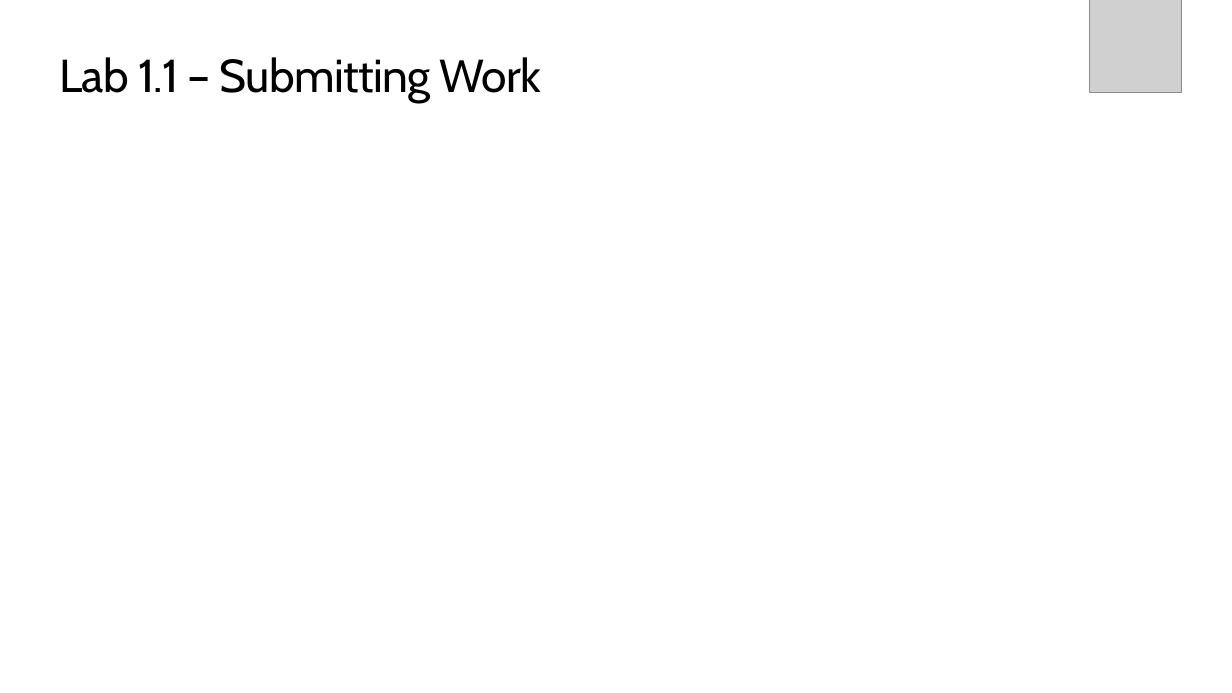
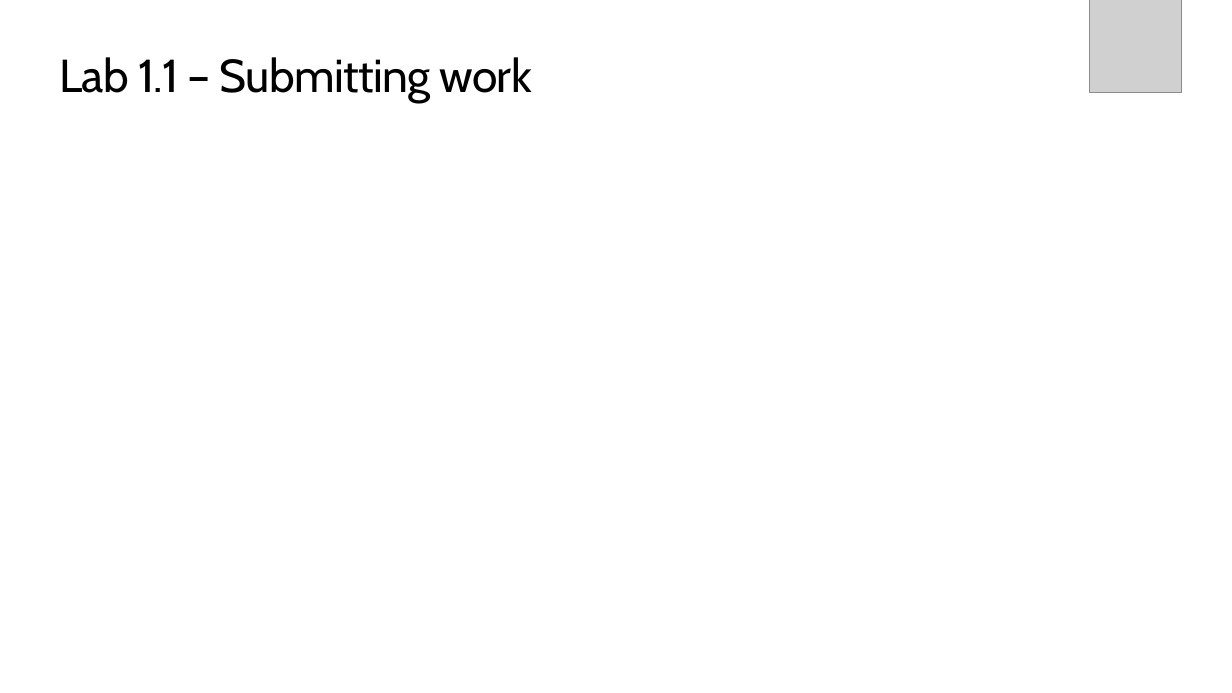
Before and after one commit to TEALSK12/introduction-to-computer-science, a slide deck: slide 9 of slidedecks/TEALS SNAP 1.1.pptx (slide 10 before the commit). Drawn at 1232x693 pixels with LibreOffice and Linux fonts; fonts in the diff are those of the drawing; grey boxes stand for pictures; background and template pictures are left out. Boxes give left, top, right and bottom in pixels: in the first picture for what was removed or moved away, otherwise in the second. Text is boxed around its words. In the diff, an @@ line names an element or a change of style, - is before the commit and + after.

```diff
--- a/slidedecks/TEALS SNAP 1.1.pptx
+++ b/slidedecks/TEALS SNAP 1.1.pptx
@@ title at [59,57,532,103]: text changed @@
-Lab 1.1 – Submitting Work
+Lab 1.1 – Submitting work
```
Also in this commit, not shown: 8 other slides changed, 1 slide added, 2 slides removed, 18 other files.
